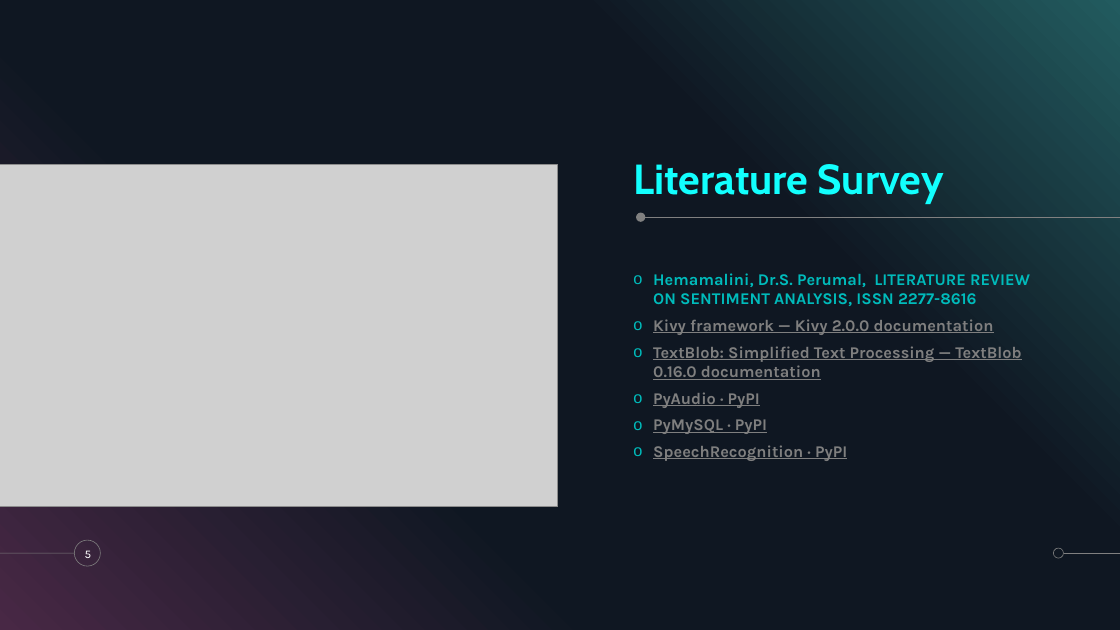
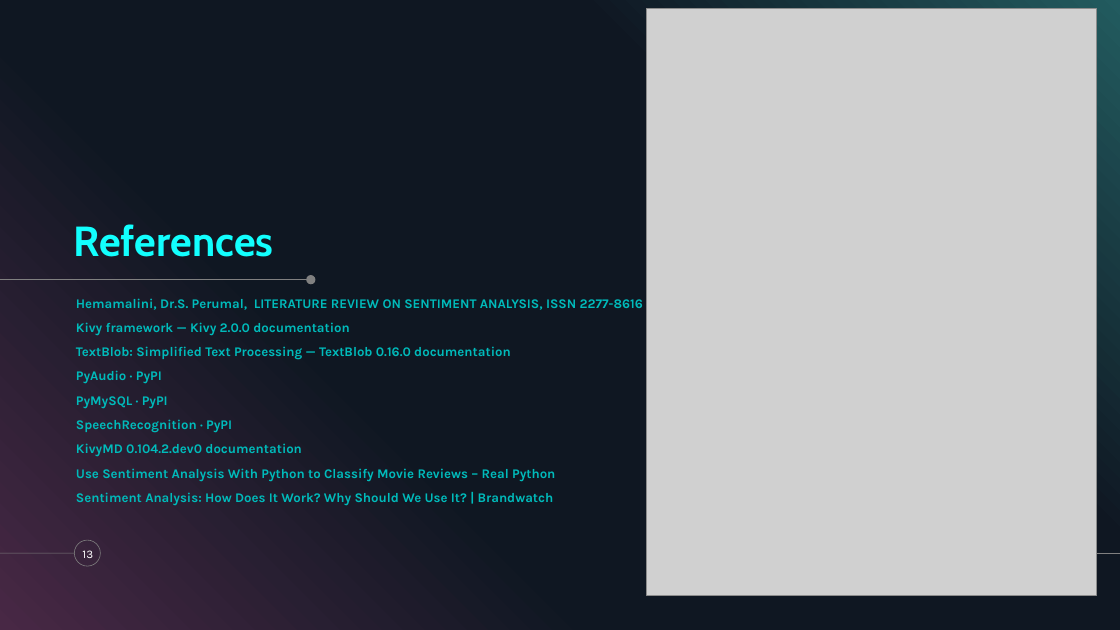
Before and after one commit to krshnknsr21/Sentiment-Analysis, a slide deck: slide 13 of D10B_Python_Miniproject_Group_3_Sentiment_Analyzer.pptx (slide 5 before the commit). Drawn at 1120x630 pixels with LibreOffice and Linux fonts; fonts in the diff are those of the drawing; grey boxes stand for pictures. Boxes give left, top, right and bottom in pixels: in the first picture for what was removed or moved away, otherwise in the second. Text is boxed around its words. In the diff, an @@ line names an element or a change of style, - is before the commit and + after.

```diff
--- a/D10B_Python_Miniproject_Group_3_Sentiment_Analyzer.pptx
+++ b/D10B_Python_Miniproject_Group_3_Sentiment_Analyzer.pptx
@@ picture added at [646, 8, 1097, 595] @@
@@ picture removed at [0, 165, 558, 507] @@
@@ title removed at [633, 164, 944, 204] @@
-Literature Survey
@@ title added at [74, 224, 274, 257], 36 pt, text #12FFFE, bold @@
+References
@@ line removed from (1120, 218) to (644, 218) @@
@@ line added from (0, 280) to (311, 280), #808080 0.5 pt @@
@@ text at [76, 298, 643, 433]: size 14 to 11.2 pt in "Hemamalini, Dr.S. Perumal, LITERATURE REVIEW ON SENTIMENT ...", "Kivy framework — Kivy 2.0.0 documentation", "TextBlob: Simplified Text Processing — TextBlob 0.16.0 ...", "PyAudio · PyPI" and 2 more places; text colour #7F7F7F to #00BBBB, underline off in "Kivy framework — Kivy 2.0.0 documentation", "TextBlob: Simplified Text Processing — TextBlob 0.16.0 ...", "PyAudio · PyPI", "PyMySQL · PyPI" and 1 more places; bullet o to none; line spacing 1 to 0.8; more space between paragraphs @@
@@ text "Hemamalini, Dr.S. Perumal, LITERATURE REVIEW ...": place and size @@
-text "Hemamalini, Dr.S. Perumal, LITERATURE REVIEW ..." at [653, 273, 1030, 461]
+text "Hemamalini, Dr.S. Perumal, LITERATURE REVIEW ..." at [76, 298, 643, 505]
@@ ellipse: place and size @@
-ellipse at [636, 213, 645, 222]
+ellipse at [307, 275, 316, 284]
@@ ellipse at [307, 275, 316, 284]: mirrored @@
@@ text at [76, 443, 555, 505]: paragraphs added @@
+KivyMD 0.104.2.dev0 documentation
+Use Sentiment Analysis With Python to Classify Movie Reviews – Real Python
+Sentiment Analysis: How Does It Work? Why Should We Use It? | Brandwatch
@@ page number at [82, 550, 93, 558]: text changed @@
-5
+13
@@ ellipse removed at [1054, 548, 1064, 558] @@
```
Also in this commit, not shown: 2 other slides changed, 3 slides added.
